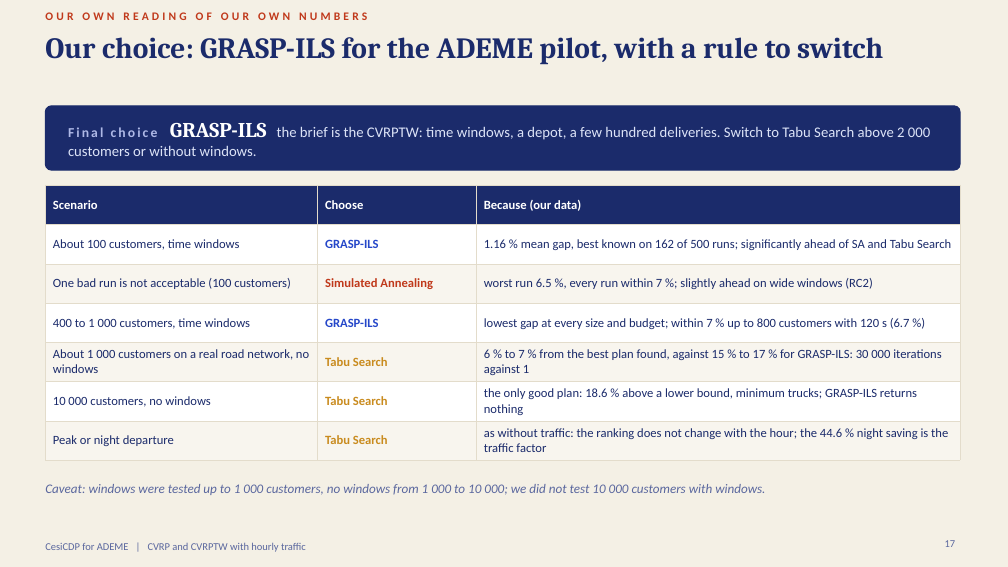
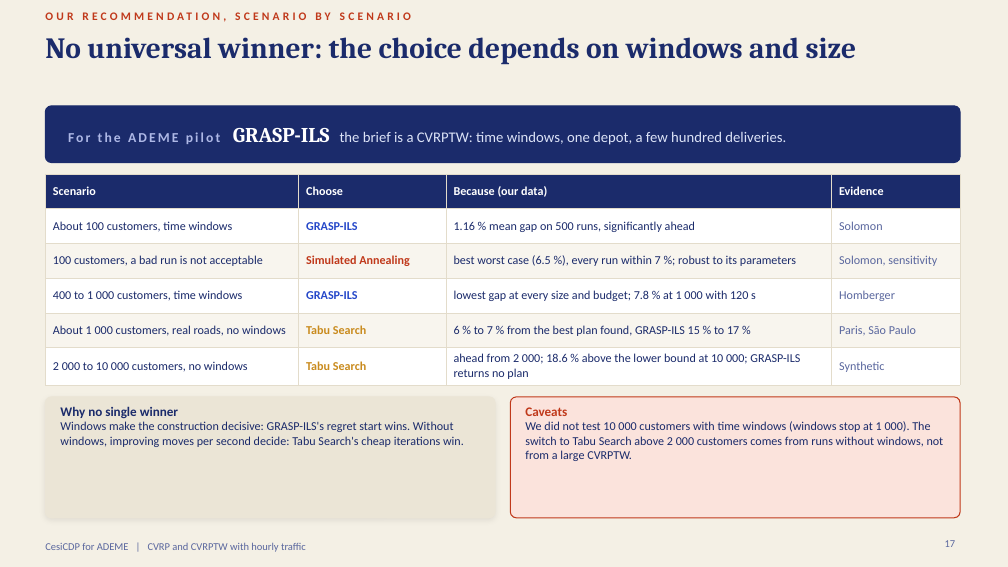
Before and after one commit to zzaved/cesi-cvrp-metaheuristics, a slide deck: slide 17 of presentation/cvrp_final_presentation.pptx. Drawn at 1008x567 pixels with LibreOffice and Linux fonts; fonts in the diff are those of the drawing. Boxes give left, top, right and bottom in pixels: in the first picture for what was removed or moved away, otherwise in the second. Text is boxed around its words. In the diff, an @@ line names an element or a change of style, - is before the commit and + after.

```diff
--- a/presentation/cvrp_final_presentation.pptx
+++ b/presentation/cvrp_final_presentation.pptx
@@ text at <box>315,12,330,20</box>: text changed @@
-OUR OWN READING OF OUR OWN NUMBERS
+OUR RECOMMENDATION, SCENARIO BY SCENARIO
@@ title at <box>45,37,857,64</box>: text changed @@
-Our choice: GRASP-ILS for the ADEME pilot, with a rule to switch
+No universal winner: the choice depends on windows and size
@@ rounded rectangle: place and size @@
-rounded rectangle at <box>45,106,960,170</box>
+rounded rectangle at <box>45,106,960,163</box>
@@ rounded rectangle at <box>45,106,960,163</box>: proportions changed @@
@@ text at <box>68,128,786,145</box>: text changed @@
-Final choice GRASP-ILS the brief is the CVRPTW: time windows, a depot, a few hundred deliveries. Switch to Tabu Search above 2 000 customers or without windows.
+For the ADEME pilot GRASP-ILS the brief is a CVRPTW: time windows, one depot, a few hundred deliveries.
@@ table at <box>45,174,960,383</box> @@
-Scenario | Choose | Because (our data)
-About 100 customers, time windows | GRASP-ILS | 1.16 % mean gap, best known on 162 of 500 runs; significantly ahead of SA and Tabu Search
-One bad run is not acceptable (100 customers) | Simulated Annealing | worst run 6.5 %, every run within 7 %; slightly ahead on wide windows (RC2)
-400 to 1 000 customers, time windows | GRASP-ILS | lowest gap at every size and budget; within 7 % up to 800 customers with 120 s (6.7 %)
-About 1 000 customers on a real road network, no windows | Tabu Search | 6 % to 7 % from the best plan found, against 15 % to 17 % for GRASP-ILS: 30 000 iterations against 1
-10 000 customers, no windows | Tabu Search | the only good plan: 18.6 % above a lower bound, minimum trucks; GRASP-ILS returns nothing
-Peak or night departure | Tabu Search | as without traffic: the ranking does not change with the hour; the 44.6 % night saving is the traffic factor
+Scenario | Choose | Because (our data) | Evidence
+About 100 customers, time windows | GRASP-ILS | 1.16 % mean gap on 500 runs, significantly ahead | Solomon
+100 customers, a bad run is not acceptable | Simulated Annealing | best worst case (6.5 %), every run within 7 %; robust to its parameters | Solomon, sensitivity
+400 to 1 000 customers, time windows | GRASP-ILS | lowest gap at every size and budget; 7.8 % at 1 000 with 120 s | Homberger
+About 1 000 customers, real roads, no windows | Tabu Search | 6 % to 7 % from the best plan found, GRASP-ILS 15 % to 17 % | Paris, São Paulo
+2 000 to 10 000 customers, no windows | Tabu Search | ahead from 2 000; 18.6 % above the lower bound at 10 000; GRASP-ILS returns no plan | Synthetic
@@ table: place and size @@
-table at <box>45,185,960,456</box>
+table at <box>45,174,960,383</box>
@@ rounded rectangle added at <box>45,397,495,518</box>, fill #EBE5D6, outline #EBE5D6 1 pt @@
@@ text added at <box>60,406,464,447</box>, 11.5 pt, text #1B2B6B @@
+Why no single winner
+Windows make the construction decisive: GRASP-ILS's regret start wins. Without windows, improving moves per second decide: Tabu Search's cheap iterations win.
@@ rounded rectangle added at <box>510,397,960,518</box>, fill #FBE3DC, outline #C0391B 1 pt @@
@@ text added at <box>525,407,944,461</box>, 11.5 pt, text #1B2B6B @@
+Caveats
+We did not test 10 000 customers with time windows (windows stop at 1 000). The switch to Tabu Search above 2 000 customers comes from runs without windows, not from a large CVRPTW.
@@ text removed at <box>45,484,765,495</box> @@
-Caveat: windows were tested up to 1 000 customers, no windows from 1 000 to 10 000; we did not test 10 000 customers with windows.
```
Also in this commit, not shown: 17 other slides changed, 1 slide added, 1 slide removed, 10 other files.
